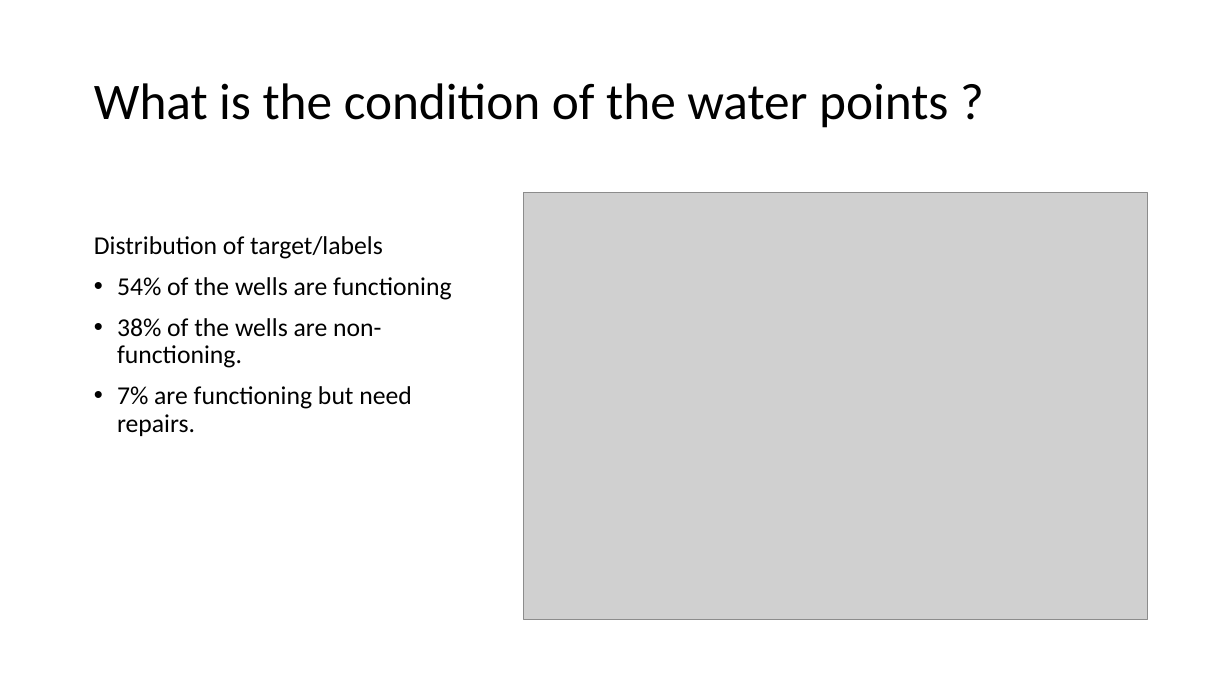
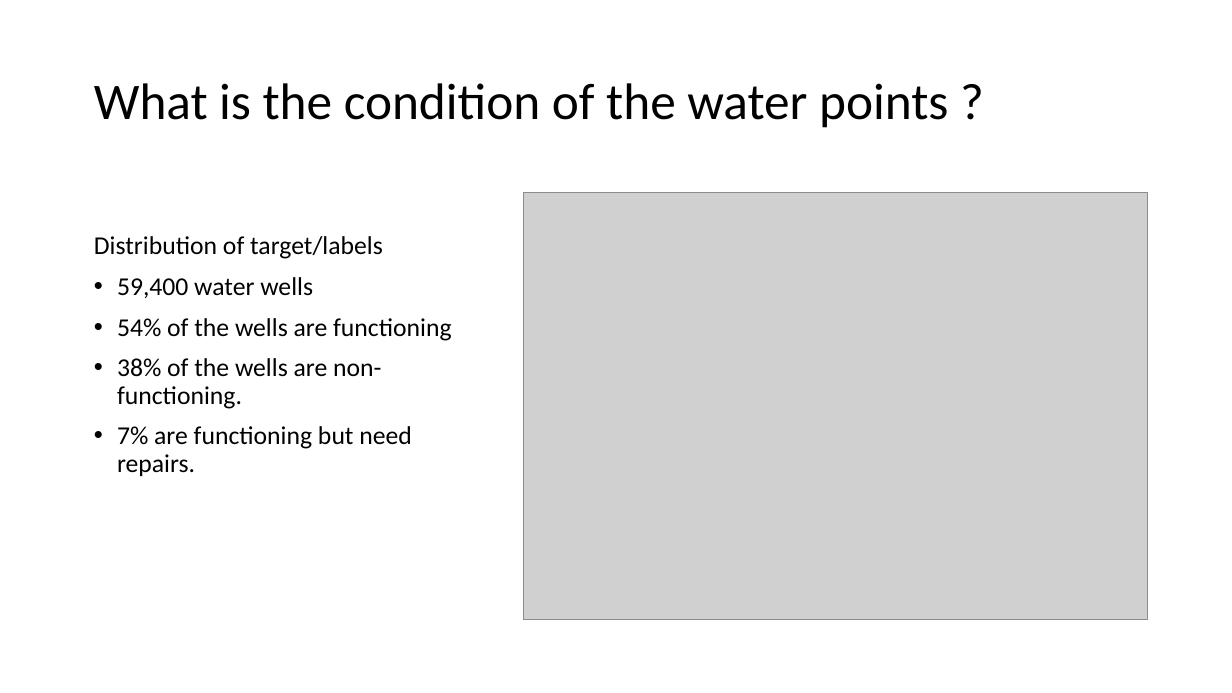
Before and after one commit to davidrtorres/Model-3-Tanzania-Water-Crisis, a slide deck: slide 3 of Presentation1.pptx. Drawn at 1232x693 pixels with LibreOffice and Linux fonts; fonts in the diff are those of the drawing; grey boxes stand for pictures. Boxes give left, top, right and bottom in pixels: in the first picture for what was removed or moved away, otherwise in the second. Text is boxed around its words. In the diff, an @@ line names an element or a change of style, - is before the commit and + after.

```diff
--- a/Presentation1.pptx
+++ b/Presentation1.pptx
@@ text at (117,277,313,298): paragraph added @@
+• 59,400 water wells
```
Also in this commit, not shown: 6 other slides changed, 3 slides added, 2 other files.
